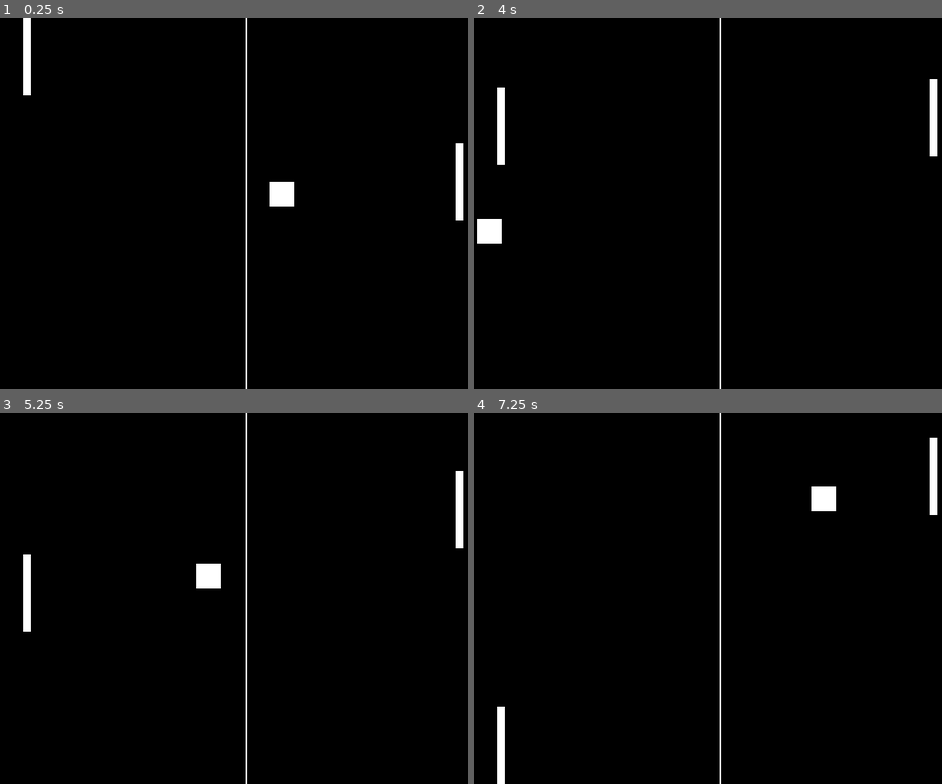
Above: before the commit, frames 1-4 (two rows, left to right).
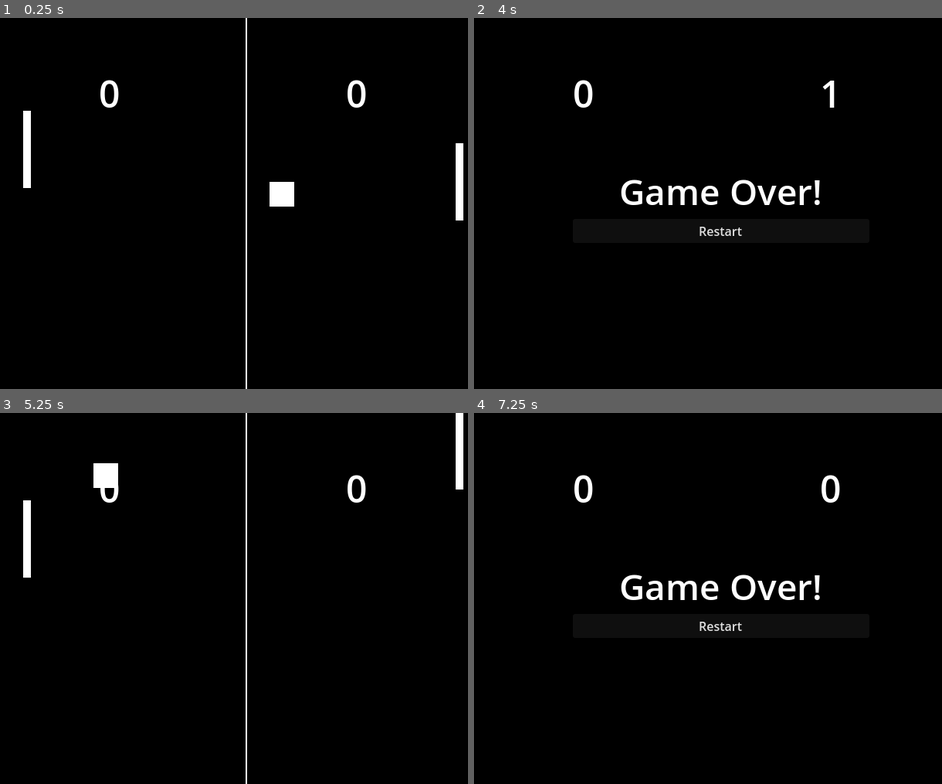
Above: after the commit, the same moments.

Repository: qjlu404/pong
Game: Godot game, scene res://Scenes/Main.tscn
Same seed, same stepped clock (60 frames per second), same inputs: the game is played once before the commit and once after it. Before the commit the project starts from res://Main.tscn.
Inputs (mouse positions are in pixels of both pictures, inside the frame that each line leads up to):
- Up to frame 1 (0.25 s): no input
- Up to frame 2 (4 s): hold Up (Paddle Up) 0.53-1.28 s; hold Down (Paddle Down) 1.28-2.03 s; hold Up (Paddle Up) 2.03-3.53 s; hold Down (Paddle Down) from 3.53 s (still down)
- Up to frame 3 (5.25 s): release Down (Paddle Down) at 4.25 s; click (248, 624) at 4.25 s, where only the run after the commit has a clickable "Restart"; hold Down (Paddle Down) from 5.03 s (still down)
- Up to frame 4 (7.25 s): release Down (Paddle Down) at 5.75 s; click (722, 624) at 5.75 s, where only the run after the commit has a clickable "Restart"; hold Down (Paddle Down) from 6.53 s (still down)

The runs differ from the first frame. In frame 1, 1.0% of the frame differs, in the area x 4-79%, y 0-46%; in frame 2, 2.9%, in the area x 0-100%, y 0-100%; in frame 3, 2.0%; in frame 4, 2.8%.

Commit message:
Added a score count.

Diff:
--- /dev/null
+++ b/Scenes/Main.tscn
@@ -0,0 +1,153 @@
+[gd_scene load_steps=19 format=3 uid="uid://cor20ng1ryc01"]
+
+[ext_resource type="Script" uid="uid://dd57ly7m233h" path="res://scripts/main.gd" id="1_r0du0"]
+[ext_resource type="PackedScene" uid="uid://bfrmbbybe3s8y" path="res://Scenes/Paddle.tscn" id="1_uu6xs"]
+[ext_resource type="Script" uid="uid://d0kjvamat33w" path="res://scripts/left_edge_area.gd" id="2_cm0pq"]
+[ext_resource type="PackedScene" uid="uid://bql4i1dtt06k2" path="res://Scenes/ball.tscn" id="2_r0du0"]
+[ext_resource type="AudioStream" uid="uid://dmwv1kuve0so1" path="res://audio/CpuPaddleSound.ogg" id="4_50glp"]
+[ext_resource type="Script" uid="uid://dkgjwo21vtco5" path="res://Scenes/cpu_paddle.gd" id="4_bmxlf"]
+[ext_resource type="PackedScene" uid="uid://cdcr5jugi2b2p" path="res://Scenes/death_screen.tscn" id="5_v1gob"]
+[ext_resource type="AudioStream" uid="uid://djxqanjkc7fgc" path="res://audio/paddleSound.ogg" id="5_vy5pj"]
+[ext_resource type="Script" uid="uid://nbe0y8uccucs" path="res://Scenes/player_paddle.gd" id="6_4kpch"]
+[ext_resource type="PackedScene" uid="uid://bn0gdh2h7gwxn" path="res://Scenes/menu.tscn" id="6_jw32o"]
+[ext_resource type="PackedScene" uid="uid://dklkauxjk608i" path="res://Scenes/score_counter.tscn" id="11_4kpch"]
+
+[sub_resource type="RectangleShape2D" id="RectangleShape2D_fos0i"]
+size = Vector2(23.9999, 480)
+
+[sub_resource type="RectangleShape2D" id="RectangleShape2D_3dxm6"]
+size = Vector2(31.9992, 480)
+
+[sub_resource type="PhysicsMaterial" id="PhysicsMaterial_r0du0"]
+friction = 0.0
+bounce = 1.0
+
+[sub_resource type="WorldBoundaryShape2D" id="WorldBoundaryShape2D_r0du0"]
+distance = -504.0
+
+[sub_resource type="PhysicsMaterial" id="PhysicsMaterial_cm0pq"]
+friction = 0.0
+bounce = 1.0
+
+[sub_resource type="PhysicsMaterial" id="PhysicsMaterial_fos0i"]
+friction = 0.0
+bounce = 1.0
+
+[sub_resource type="PhysicsMaterial" id="PhysicsMaterial_3dxm6"]
+friction = 0.0
+bounce = 1.0
+
+[node name="Main" type="Node2D"]
+script = ExtResource("1_r0du0")
+
+[node name="Game" type="Node2D" parent="."]
+
+[node name="Camera2D" type="Camera2D" parent="Game"]
+position = Vector2(320, 240)
+
+[node name="Centerline" type="ColorRect" parent="Game"]
+offset_left = 318.0
+offset_right = 320.0
+offset_bottom = 480.0
+metadata/_edit_use_anchors_ = true
+
+[node name="LeftEdgeArea" type="Area2D" parent="Game"]
+position = Vector2(600, 213.016)
+rotation = -3.14159
+script = ExtResource("2_cm0pq")
+
+[node name="CollisionShape2D" type="CollisionShape2D" parent="Game/LeftEdgeArea"]
+position = Vector2(588, -27.987)
+shape = SubResource("RectangleShape2D_fos0i")
+
+[node name="RightEdgeArea" type="Area2D" parent="Game"]
+position = Vector2(600, 212.016)
+rotation = -3.14159
+
+[node name="CollisionShape2D" type="CollisionShape2D" parent="Game/RightEdgeArea"]
+position = Vector2(-24.0001, -27.9843)
+shape = SubResource("RectangleShape2D_3dxm6")
+
+[node name="CPU Paddle" parent="Game" instance=ExtResource("1_uu6xs")]
+position = Vector2(600, 212.016)
+rotation = -3.14159
+script = ExtResource("4_bmxlf")
+
+[node name="CpuPaddleSound" type="AudioStreamPlayer" parent="Game/CPU Paddle"]
+stream = ExtResource("4_50glp")
+volume_db = -18.0
+
+[node name="Paddle" parent="Game" instance=ExtResource("1_uu6xs")]
+position = Vector2(30, 120)
+script = ExtResource("6_4kpch")
+
+[node name="PaddleSound" type="AudioStreamPlayer" parent="Game/Paddle"]
+stream = ExtResource("5_vy5pj")
+volume_db = -18.0
+
+[node name="Ball" parent="Game" instance=ExtResource("2_r0du0")]
+position = Vector2(318, 188)
+
+[node name="BottomWall" type="StaticBody2D" parent="Game"]
+physics_material_override = SubResource("PhysicsMaterial_r0du0")
+
+[node name="CollisionShape2D" type="CollisionShape2D" parent="Game/BottomWall"]
+position = Vector2(320, -24)
+shape = SubResource("WorldBoundaryShape2D_r0du0")
+
+[node name="TopWall" type="StaticBody2D" parent="Game"]
+position = Vector2(640, 480)
+rotation = -3.14159
+physics_material_override = SubResource("PhysicsMaterial_cm0pq")
+
+[node name="CollisionShape2D" type="CollisionShape2D" parent="Game/TopWall"]
+position = Vector2(320, -24)
+shape = SubResource("WorldBoundaryShape2D_r0du0")
+
+[node name="RightWall" type="StaticBody2D" parent="Game"]
+position = Vector2(160, 552)
+rotation = -1.57079
+physics_material_override = SubResource("PhysicsMaterial_fos0i")
+
+[node name="CollisionShape2D" type="CollisionShape2D" parent="Game/RightWall"]
+position = Vector2(320, -24)
+shape = SubResource("WorldBoundaryShape2D_r0du0")
+
+[node name="LeftWall" type="StaticBody2D" parent="Game"]
+position = Vector2(480, -128)
+rotation = 1.57079
+physics_material_override = SubResource("PhysicsMaterial_3dxm6")
+
+[node name="CollisionShape2D" type="CollisionShape2D" parent="Game/LeftWall"]
+position = Vector2(320, -24)
+shape = SubResource("WorldBoundaryShape2D_r0du0")
+
+[node name="UserInterface" type="CanvasLayer" parent="."]
+process_mode = 3
+
+[node name="DeathScreen" parent="UserInterface" instance=ExtResource("5_v1gob")]
+visible = false
+
+[node name="Menu" parent="UserInterface" instance=ExtResource("6_jw32o")]
+visible = false
+
+[node name="PlayerScoreCount" parent="UserInterface" instance=ExtResource("11_4kpch")]
+offset_left = 128.0
+offset_top = 64.0
+offset_right = 128.0
+offset_bottom = 64.0
+
+[node name="CPUScoreCount" parent="UserInterface" instance=ExtResource("11_4kpch")]
+offset_left = 448.0
+offset_top = 64.0
+offset_right = 448.0
+offset_bottom = 64.0
+
+[connection signal="area_entered" from="Game/LeftEdgeArea" to="." method="_on_left_edge_area_area_entered"]
+[connection signal="area_entered" from="Game/RightEdgeArea" to="." method="_on_right_edge_area_area_entered"]
+[connection signal="paddleExit" from="Game/CPU Paddle" to="." method="_on_cpu_paddle_paddle_exit"]
+[connection signal="paddleExit" from="Game/CPU Paddle" to="." method="_on_paddle_paddle_exit"]
+[connection signal="paddleExit" from="Game/Paddle" to="." method="_on_player_paddle_paddle_exit"]
+[connection signal="paddleExit" from="Game/Paddle" to="." method="_on_paddle_paddle_exit"]
+[connection signal="ready" from="Game/Ball" to="." method="_on_ball_ready"]
+[connection signal="DSrestart" from="UserInterface/DeathScreen" to="." method="_on_death_screen_restart"]
--- /dev/null
+++ b/Scenes/cpu_paddle.gd
@@ -0,0 +1 @@
+extends "res://scripts/paddle.gd"
--- /dev/null
+++ b/Scenes/death_screen.tscn
@@ -0,0 +1,38 @@
+[gd_scene load_steps=3 format=3 uid="uid://cdcr5jugi2b2p"]
+
+[ext_resource type="Script" uid="uid://d06spuyqfu72" path="res://scripts/death_screen.gd" id="1_8hps1"]
+
+[sub_resource type="LabelSettings" id="LabelSettings_rc6v1"]
+font_size = 46
+
+[node name="DeathScreen" type="Control"]
+process_mode = 3
+layout_mode = 3
+anchors_preset = 15
+anchor_right = 1.0
+anchor_bottom = 1.0
+grow_horizontal = 2
+grow_vertical = 2
+script = ExtResource("1_8hps1")
+
+[node name="VBoxContainer" type="VBoxContainer" parent="."]
+layout_mode = 1
+anchors_preset = -1
+anchor_right = 1.0
+offset_left = 128.0
+offset_top = 192.0
+offset_right = -128.0
+offset_bottom = 380.0
+grow_horizontal = 2
+
+[node name="Label" type="Label" parent="VBoxContainer"]
+layout_mode = 2
+text = "Game Over!"
+label_settings = SubResource("LabelSettings_rc6v1")
+horizontal_alignment = 1
+
+[node name="RestartButton" type="Button" parent="VBoxContainer"]
+layout_mode = 2
+text = "Restart"
+
+[connection signal="button_up" from="VBoxContainer/RestartButton" to="." method="_on_restart_button_button_up"]
--- a/Main.tscn
+++ b/Scenes/game.tscn
@@ -1,9 +1,8 @@
-[gd_scene load_steps=12 format=3 uid="uid://cor20ng1ryc01"]
+[gd_scene load_steps=11 format=3 uid="uid://dun2f263o2oft"]
 
-[ext_resource type="Script" uid="uid://dd57ly7m233h" path="res://scripts/main.gd" id="1_r0du0"]
-[ext_resource type="PackedScene" uid="uid://bfrmbbybe3s8y" path="res://Paddle.tscn" id="1_uu6xs"]
-[ext_resource type="Script" uid="uid://d0kjvamat33w" path="res://left_edge_area.gd" id="2_cm0pq"]
-[ext_resource type="PackedScene" uid="uid://bql4i1dtt06k2" path="res://ball.tscn" id="2_r0du0"]
+[ext_resource type="Script" uid="uid://d0kjvamat33w" path="res://scripts/left_edge_area.gd" id="1_wrm1d"]
+[ext_resource type="PackedScene" uid="uid://bfrmbbybe3s8y" path="res://Scenes/Paddle.tscn" id="2_3dryh"]
+[ext_resource type="PackedScene" uid="uid://bql4i1dtt06k2" path="res://Scenes/ball.tscn" id="3_wowpa"]
 
 [sub_resource type="RectangleShape2D" id="RectangleShape2D_fos0i"]
 size = Vector2(23.9999, 480)
@@ -30,26 +29,21 @@
 friction = 0.0
 bounce = 1.0
 
-[node name="Main" type="Node2D"]
-script = ExtResource("1_r0du0")
+[node name="Game" type="Node2D"]
 
 [node name="Camera2D" type="Camera2D" parent="."]
 position = Vector2(320, 240)
-
-[node name="Background" type="ColorRect" parent="."]
-offset_right = 640.0
-offset_bottom = 480.0
-color = Color(0, 0, 0, 1)
 
 [node name="Centerline" type="ColorRect" parent="."]
 offset_left = 318.0
 offset_right = 320.0
 offset_bottom = 480.0
+metadata/_edit_use_anchors_ = true
 
 [node name="LeftEdgeArea" type="Area2D" parent="."]
 position = Vector2(600, 213.016)
 rotation = -3.14159
-script = ExtResource("2_cm0pq")
+script = ExtResource("1_wrm1d")
 
 [node name="CollisionShape2D" type="CollisionShape2D" parent="LeftEdgeArea"]
 position = Vector2(588, -27.987)
@@ -63,14 +57,14 @@
 position = Vector2(-24.0001, -27.9843)
 shape = SubResource("RectangleShape2D_3dxm6")
 
-[node name="Paddle" parent="." instance=ExtResource("1_uu6xs")]
-position = Vector2(30, 0)
-
-[node name="CPU Paddle" parent="." instance=ExtResource("1_uu6xs")]
+[node name="CPU Paddle" parent="." instance=ExtResource("2_3dryh")]
 position = Vector2(600, 212.016)
 rotation = -3.14159
 
-[node name="Ball" parent="." instance=ExtResource("2_r0du0")]
+[node name="Paddle" parent="." instance=ExtResource("2_3dryh")]
+position = Vector2(30, 0)
+
+[node name="Ball" parent="." instance=ExtResource("3_wowpa")]
 position = Vector2(318, 188)
 
 [node name="BottomWall" type="StaticBody2D" parent="."]
@@ -106,9 +100,3 @@
 [node name="CollisionShape2D" type="CollisionShape2D" parent="LeftWall"]
 position = Vector2(320, -24)
 shape = SubResource("WorldBoundaryShape2D_r0du0")
-
-[connection signal="area_entered" from="LeftEdgeArea" to="." method="_on_left_edge_area_area_entered"]
-[connection signal="area_entered" from="RightEdgeArea" to="." method="_on_right_edge_area_area_entered"]
-[connection signal="paddleExit" from="Paddle" to="." method="_on_paddle_paddle_exit"]
-[connection signal="paddleExit" from="CPU Paddle" to="." method="_on_paddle_paddle_exit"]
-[connection signal="ready" from="Ball" to="." method="_on_ball_ready"]
--- /dev/null
+++ b/Scenes/menu.tscn
@@ -0,0 +1,56 @@
+[gd_scene load_steps=4 format=3 uid="uid://bn0gdh2h7gwxn"]
+
+[ext_resource type="Script" uid="uid://4d5vmcsm2ywf" path="res://scripts/menu.gd" id="1_1rerr"]
+
+[sub_resource type="SystemFont" id="SystemFont_vsb4k"]
+subpixel_positioning = 0
+
+[sub_resource type="LabelSettings" id="LabelSettings_lti8b"]
+font = SubResource("SystemFont_vsb4k")
+font_size = 36
+
+[node name="Menu" type="Control"]
+process_mode = 3
+layout_mode = 3
+anchors_preset = 15
+anchor_right = 1.0
+anchor_bottom = 1.0
+grow_horizontal = 2
+grow_vertical = 2
+script = ExtResource("1_1rerr")
+
+[node name="Label" type="Label" parent="."]
+layout_mode = 1
+anchors_preset = 10
+anchor_right = 1.0
+offset_top = 64.0
+offset_bottom = 128.0
+grow_horizontal = 2
+text = "Pong"
+label_settings = SubResource("LabelSettings_lti8b")
+horizontal_alignment = 1
+
+[node name="VBoxContainer" type="VBoxContainer" parent="."]
+layout_mode = 1
+anchors_preset = 8
+anchor_left = 0.5
+anchor_top = 0.5
+anchor_right = 0.5
+anchor_bottom = 0.5
+offset_left = -128.0
+offset_top = -112.0
+offset_right = 128.0
+offset_bottom = 144.0
+grow_horizontal = 2
+grow_vertical = 2
+
+[node name="PlayButton" type="Button" parent="VBoxContainer"]
+layout_mode = 2
+text = "Play"
+
+[node name="CloseButton" type="Button" parent="VBoxContainer"]
+layout_mode = 2
+text = "Close"
+
+[connection signal="button_up" from="VBoxContainer/PlayButton" to="." method="_on_play_button_button_up"]
+[connection signal="button_up" from="VBoxContainer/CloseButton" to="." method="_on_close_button_button_up"]
--- /dev/null
+++ b/Scenes/player_paddle.gd
@@ -0,0 +1 @@
+extends "res://scripts/paddle.gd"
--- /dev/null
+++ b/Scenes/score_counter.tscn
@@ -0,0 +1,22 @@
+[gd_scene load_steps=3 format=3 uid="uid://dklkauxjk608i"]
+
+[ext_resource type="Script" uid="uid://bs0l0esoa28e5" path="res://score_counter.gd" id="1_0v310"]
+
+[sub_resource type="LabelSettings" id="LabelSettings_0v310"]
+font_size = 48
+
+[node name="ScoreCounter" type="Control"]
+layout_mode = 3
+anchor_right = 0.125
+anchor_bottom = 0.133
+offset_bottom = 0.16
+grow_horizontal = 2
+grow_vertical = 2
+script = ExtResource("1_0v310")
+
+[node name="ScoreDisplay" type="Label" parent="."]
+layout_mode = 0
+offset_right = 64.0
+offset_bottom = 67.0
+text = "0"
+label_settings = SubResource("LabelSettings_0v310")
--- a/project.godot
+++ b/project.godot
@@ -11,7 +11,7 @@
 [application]
 
 config/name="Pong"
-run/main_scene="res://Main.tscn"
+run/main_scene="res://Scenes/Main.tscn"
 config/features=PackedStringArray("4.4", "GL Compatibility")
 config/icon="res://icon.svg"
 
@@ -42,3 +42,4 @@
 
 renderer/rendering_method="gl_compatibility"
 renderer/rendering_method.mobile="gl_compatibility"
+environment/defaults/default_clear_color=Color(0, 0, 0, 1)
--- /dev/null
+++ b/score_counter.gd
@@ -0,0 +1,11 @@
+extends Control
+
+@onready var score: int = 0
+@onready var ScoreDisplay = $ScoreDisplay
+func increase():
+	score+=1
+	ScoreDisplay.text = str(score)
+
+func reset():
+	score=0
+	ScoreDisplay.text = str(score)
--- /dev/null
+++ b/scripts/death_screen.gd
@@ -0,0 +1,6 @@
+extends Control
+
+signal DSrestart
+
+func _on_restart_button_button_up():
+	DSrestart.emit()
--- /dev/null
+++ b/scripts/game.gd
@@ -0,0 +1,49 @@
+extends Node2D
+
+# GIVEN: Ball Velocity, Ball Position, Paddle x position
+# FIND : Ball's Y(paddle x)
+# y - Py = (Vy/Vx)(x - Px)
+# y = (Vy/Vx)(x - Px) + Py
+func predict():
+	var ballBody = $Ball/RigidBody2D
+	var V = ballBody.linear_velocity
+	var P = ballBody.global_position
+	var paddlePos = $"CPU Paddle".global_position
+	var vRatio = V.y/abs(V.x)
+	var result = vRatio * (paddlePos.x - P.x) + P.y-50 #-50 so that position is middle of paddl
+	return result
+
+func _on_ball_ready():
+	var ballBody = $Ball/RigidBody2D
+	print("ballReady\n")
+	var roll = (-1 if randf() < 0.5 else 1)
+	ballBody.linear_velocity = Vector2(roll * 200, float(randi()%400-200))
+
+func _physics_process(delta):
+	if  Input.is_action_pressed("Paddle Up") and $Paddle.global_position.y>0:
+		$Paddle.global_position.y -= 200 * delta
+	if Input.is_action_pressed("Paddle Down") and $Paddle.global_position.y<380:
+		$Paddle.global_position.y += 200 * delta
+	var yGoal = predict() + 100
+	if $"CPU Paddle".global_position.y < yGoal and $"CPU Paddle".global_position.y < 480:
+		$"CPU Paddle".global_position.y += 200*delta
+	if $"CPU Paddle".global_position.y > yGoal and $"CPU Paddle".global_position.y > 100:
+		$"CPU Paddle".global_position.y -= 200*delta
+
+
+func _on_paddle_paddle_exit():
+	var ballBody = $Ball/RigidBody2D
+	print("paddle paddle exit \n")
+	ballBody.linear_velocity.y += randf()*400-200 - ballBody.linear_velocity.y
+	if randf() < 0.1:
+		ballBody.linear_velocity.y += randf()*ballBody.linear_velocity.x*2 - ballBody.linear_velocity.x
+
+
+
+func _on_left_edge_area_area_entered(area):
+	print("left area")
+	get_tree().call_deferred("change_scene_to_file", "res://Scenes/death_screen.tscn")
+
+
+func _on_right_edge_area_area_entered(area):
+	print("right area")
--- a/scripts/main.gd
+++ b/scripts/main.gd
@@ -1,38 +1,41 @@
 extends Node2D
 
 # GIVEN: Ball Velocity, Ball Position, Paddle x position
-# FIND : y Paddle Vertical Position
+# FIND : Ball's Y(paddle x)
 # y - Py = (Vy/Vx)(x - Px)
 # y = (Vy/Vx)(x - Px) + Py
+
 func predict():
-	var ballBody = $Ball/RigidBody2D
+	var ballBody = $Game/Ball/RigidBody2D
+	if !ballBody: return 1
 	var V = ballBody.linear_velocity
 	var P = ballBody.global_position
-	var paddlePos = $"CPU Paddle".global_position
+	var paddlePos = $Game/"CPU Paddle".global_position
 	var vRatio = V.y/abs(V.x)
 	var result = vRatio * (paddlePos.x - P.x) + P.y-50 #-50 so that position is middle of paddl
 	return result
 
 func _on_ball_ready():
-	var ballBody = $Ball/RigidBody2D
+	var ballBody = $Game/Ball/RigidBody2D
 	print("ballReady\n")
+	$Game/Ball.position = Vector2(318,188)
 	var roll = (-1 if randf() < 0.5 else 1)
 	ballBody.linear_velocity = Vector2(roll * 200, float(randi()%400-200))
 
 func _physics_process(delta):
-	if  Input.is_action_pressed("Paddle Up") and $Paddle.global_position.y>0:
-		$Paddle.global_position.y -= 200 * delta
-	if Input.is_action_pressed("Paddle Down") and $Paddle.global_position.y<380:
-		$Paddle.global_position.y += 200 * delta
+	if  Input.is_action_pressed("Paddle Up") and $Game/Paddle.global_position.y>0:
+		$Game/Paddle.global_position.y -= 200 * delta
+	if Input.is_action_pressed("Paddle Down") and $Game/Paddle.global_position.y<380:
+		$Game/Paddle.global_position.y += 200 * delta
 	var yGoal = predict() + 100
-	if $"CPU Paddle".global_position.y < yGoal and $"CPU Paddle".global_position.y < 480:
-		$"CPU Paddle".global_position.y += 200*delta
-	if $"CPU Paddle".global_position.y > yGoal and $"CPU Paddle".global_position.y > 100:
-		$"CPU Paddle".global_position.y -= 200*delta
+	if $Game/"CPU Paddle".global_position.y < yGoal and $Game/"CPU Paddle".global_position.y < 480:
+		$Game/"CPU Paddle".global_position.y += 200*delta
+	if $Game/"CPU Paddle".global_position.y > yGoal and $Game/"CPU Paddle".global_position.y > 100:
+		$Game/"CPU Paddle".global_position.y -= 200*delta
 
 
-func _on_paddle_paddle_exit():
-	var ballBody = $Ball/RigidBody2D
+func _on_paddle_paddle_exit(): #Both Paddles
+	var ballBody = $Game/Ball/RigidBody2D
 	print("paddle paddle exit \n")
 	ballBody.linear_velocity.y += randf()*400-200 - ballBody.linear_velocity.y
 	if randf() < 0.1:
@@ -42,7 +45,37 @@
 
 func _on_left_edge_area_area_entered(area):
 	print("left area")
+	$Game.visible = false
+	$UserInterface/DeathScreen.visible = true
+	get_tree().paused=true
 
 
 func _on_right_edge_area_area_entered(area):
 	print("right area")
+
+
+func _on_death_screen_restart():
+	print("Restart!")
+	$UserInterface/PlayerScoreCount.reset()
+	$UserInterface/CPUScoreCount.reset()
+	var ball_instance = $Game/Ball
+	if ball_instance:
+		ball_instance.queue_free()
+	await get_tree().process_frame
+	ball_instance = preload("res://Scenes/ball.tscn").instantiate()
+	$Game.add_child(ball_instance)
+	_on_ball_ready()
+	$Game/Ball.position = Vector2(318,188)
+	$UserInterface/DeathScreen.visible = 0
+	$Game.visible = 1
+	get_tree().paused = false
+
+
+func _on_cpu_paddle_paddle_exit(): #cpu Paddle only
+	$Game/"CPU Paddle"/CpuPaddleSound.play()
+	$UserInterface/CPUScoreCount.increase()
+
+
+func _on_player_paddle_paddle_exit(): #player Paddle Only
+	$Game/Paddle/PaddleSound.play()
+	$UserInterface/PlayerScoreCount.increase()
--- /dev/null
+++ b/scripts/menu.gd
@@ -0,0 +1,11 @@
+extends Control
+
+signal menuPlay
+signal menuClose
+
+func _on_play_button_button_up():
+	menuPlay.emit()
+
+
+func _on_close_button_button_up():
+	menuClose.emit()
Renamed: Paddle.tscn -> Scenes/Paddle.tscn
Renamed: ball.tscn -> Scenes/ball.tscn
Not shown, added: Scenes/cpu_paddle.gd.uid
Not shown, added: Scenes/player_paddle.gd.uid
Not shown, added: audio/CpuPaddleSound.ogg.import
Not shown, added: audio/paddleSound.ogg.import
Not shown, added: score_counter.gd.uid
Not shown, added: scripts/death_screen.gd.uid
Not shown, added: scripts/game.gd.uid
Renamed: left_edge_area.gd -> scripts/left_edge_area.gd
Renamed: left_edge_area.gd.uid -> scripts/left_edge_area.gd.uid
Not shown, added: scripts/menu.gd.uid
(and 2 more such lines)
